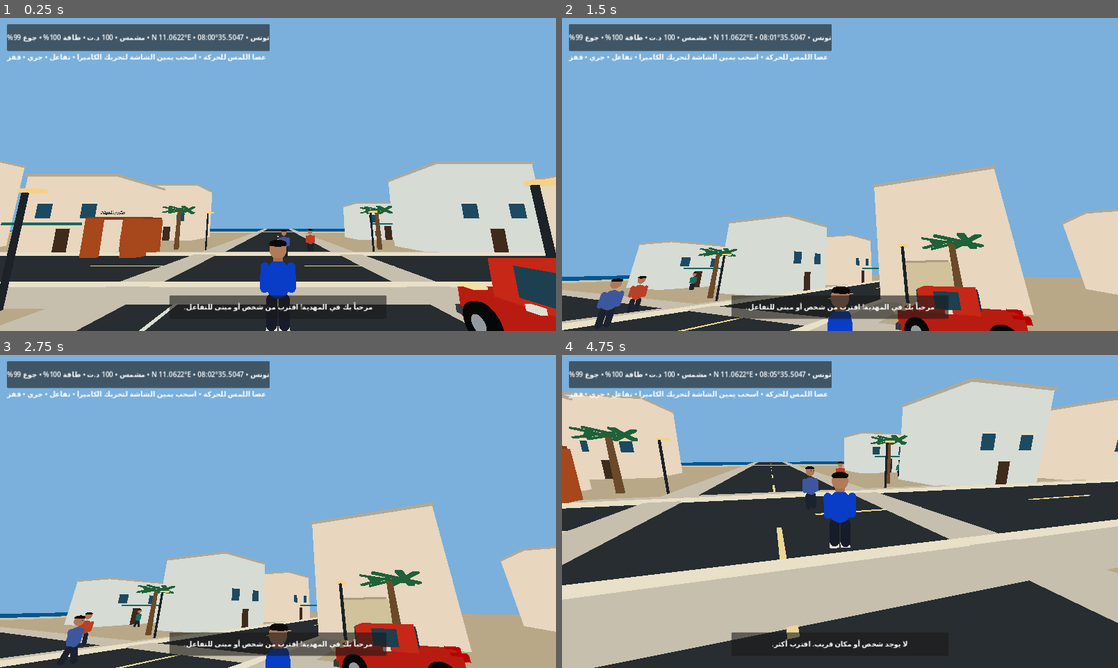
Above: before the commit, frames 1-4 (two rows, left to right).
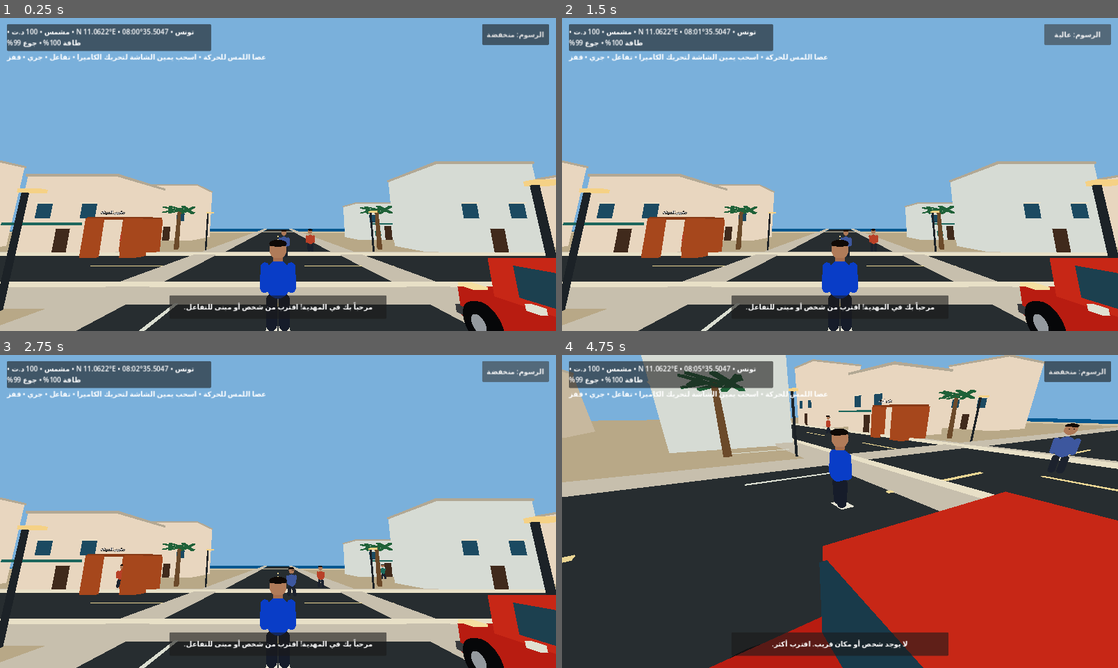
Above: after the commit, the same moments.

Repository: stevennpllk-crypto/REAL-LIFE-MAHDIA
Game: Godot game, scene res://scenes/Main.tscn
Same seed, same stepped clock (60 frames per second), same inputs: the game is played once before the commit and once after it.
Inputs (mouse positions are in pixels of both pictures, inside the frame that each line leads up to):
- Up to frame 1 (0.25 s): no input
- Up to frame 2 (1.5 s): click (1079, 33) at 0.5 s, where only the run after the commit has a clickable "الرسوم: منخفضة"; click (1079, 33) at 1.25 s, where only the run after the commit has a clickable "الرسوم: متوسطة"
- Up to frame 3 (2.75 s): click (517, 370) at 2 s, where only the run after the commit has a clickable "الرسوم: عالية"
- Up to frame 4 (4.75 s): tap Enter at 2.75 s; move the mouse to (867, 511) at 2.77 s; hold W (move_forward) from 2.78 s (still down); tap E (interact) at 2.85, 4.35 s; tap Space (jump) at 3.02, 3.77 s; move the mouse to (812, 511) at 3.52 s; tap Shift (run) at 3.6 s; move the mouse to (851, 505) at 4.27 s

The runs differ from the first frame. In frame 1, 2.5% of the frame differs, in the area x 1-99%, y 2-11%; in frame 2, 42%; in frame 3, 42%; in frame 4, 78%, in the area x 0-100%, y 0-100%.

Commit message:
Integrate graphics presets and persist vehicle and settings state

Diff:
--- a/scripts/main.gd
+++ b/scripts/main.gd
@@ -25,6 +25,10 @@
 var terrain_streamer: Node3D
 var material_cache: Dictionary = {}
 var autosave_elapsed := 0.0
+var quality_level := 0
+var quality_button: Button
+var restored_vehicle_position := Vector3(5, 0.1, 10)
+var restore_vehicle_driver := false
 const AUTOSAVE_INTERVAL := 12.0
 const WORLD_SAVE_KEY := "mahdia_world"
 
@@ -220,9 +224,11 @@
 func _spawn_vehicle() -> void:
 	vehicle = CharacterBody3D.new()
 	vehicle.set_script(VEHICLE_SCRIPT)
-	vehicle.position = Vector3(5, 0.1, 10)
+	vehicle.position = restored_vehicle_position
 	vehicle.name = "MahdiaCar"
 	add_child(vehicle)
+	if restore_vehicle_driver:
+		vehicle.enter_vehicle(player)
 
 func _setup_systems() -> void:
 	world_systems = Node.new()
@@ -248,6 +254,7 @@
 	add_child(life_manager)
 	life_manager.setup(player, save_manager)
 	_restore_world_progress()
+	_apply_graphics_quality()
 
 func _build_hud() -> void:
 	var layer := CanvasLayer.new()
@@ -258,7 +265,19 @@
 	layer.add_child(panel)
 	status_label = Label.new()
 	status_label.text = "MAHDIA • 08:00 • Prototype"
+	status_label.autowrap_mode = TextServer.AUTOWRAP_WORD_SMART
 	panel.add_child(status_label)
+	quality_button = Button.new()
+	quality_button.text = "الرسوم: منخفضة"
+	quality_button.anchor_left = 1.0
+	quality_button.anchor_right = 1.0
+	quality_button.offset_left = -170.0
+	quality_button.offset_right = -16.0
+	quality_button.offset_top = 14.0
+	quality_button.offset_bottom = 62.0
+	quality_button.focus_mode = Control.FOCUS_NONE
+	quality_button.pressed.connect(_cycle_graphics_quality)
+	layer.add_child(quality_button)
 	hint_label = Label.new()
 	hint_label.text = "عصا اللمس للحركة • اسحب يمين الشاشة لتحريك الكاميرا • تفاعل • جري • قفز"
 	hint_label.position = Vector2(16, 78)
@@ -318,15 +337,28 @@
 		player.global_position = Vector3(float(p[0]), float(p[1]), float(p[2]))
 	if world.has("player_rotation_y"):
 		player.rotation.y = float(world.player_rotation_y)
+	if world.has("vehicle_position") and world.vehicle_position is Array and world.vehicle_position.size() == 3:
+		var car: Array = world.vehicle_position
+		restored_vehicle_position = Vector3(float(car[0]), float(car[1]), float(car[2]))
+	restore_vehicle_driver = bool(world.get("was_driving", false))
+	quality_level = clampi(int(world.get("graphics_quality", 0)), 0, 2)
 	print("MAHDIA_WORLD_PROGRESS_RESTORED")
 
 func _save_world_progress() -> void:
 	if not is_instance_valid(save_manager) or not is_instance_valid(player):
 		return
 	var data: Dictionary = save_manager.load_progress()
+	var car_position := restored_vehicle_position
+	var was_driving := false
+	if is_instance_valid(vehicle):
+		car_position = vehicle.global_position
+		was_driving = vehicle.driver == player
 	data[WORLD_SAVE_KEY] = {
 		"player_position": [player.global_position.x, player.global_position.y, player.global_position.z],
-		"player_rotation_y": player.rotation.y
+		"player_rotation_y": player.rotation.y,
+		"vehicle_position": [car_position.x, car_position.y, car_position.z],
+		"was_driving": was_driving,
+		"graphics_quality": quality_level
 	}
 	var result: Error = save_manager.save_progress(data)
 	if result != OK:
@@ -335,3 +367,18 @@
 func _notification(what: int) -> void:
 	if what == NOTIFICATION_WM_CLOSE_REQUEST or what == NOTIFICATION_APPLICATION_PAUSED:
 		_save_world_progress()
+
+func _cycle_graphics_quality() -> void:
+	quality_level = (quality_level + 1) % 3
+	_apply_graphics_quality()
+	_save_world_progress()
+
+func _apply_graphics_quality() -> void:
+	var labels := ["منخفضة", "متوسطة", "عالية"]
+	if is_instance_valid(quality_button):
+		quality_button.text = "الرسوم: " + labels[quality_level]
+	Engine.max_fps = [30, 45, 60][quality_level]
+	if is_instance_valid(sun):
+		sun.shadow_enabled = quality_level == 2
+	if is_instance_valid(world_environment):
+		world_environment.ambient_light_energy = [0.58, 0.78, 0.95][quality_level]
